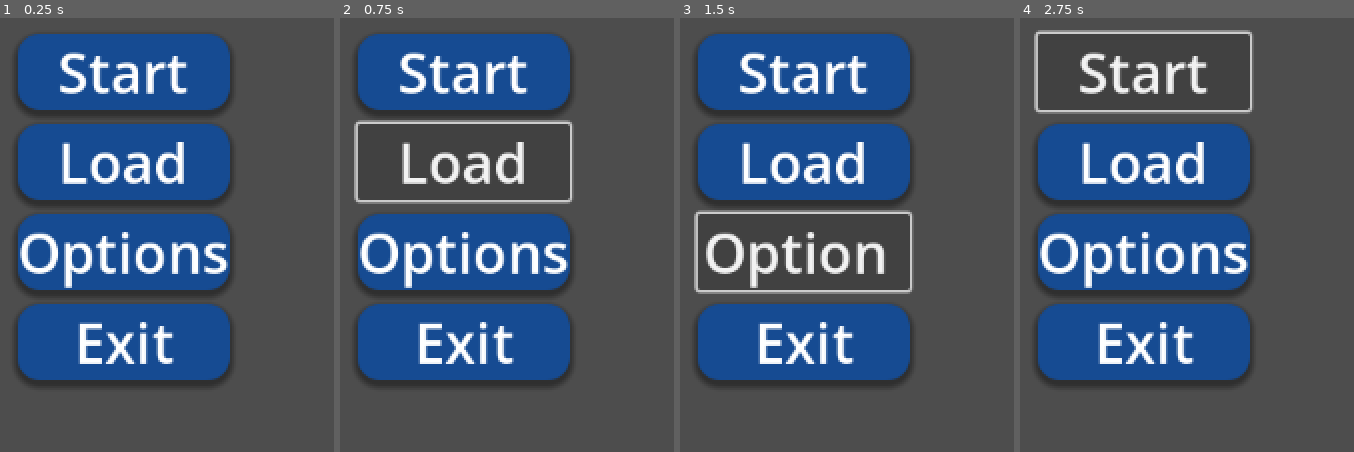
Above: before the commit, frames 1-4 (left to right).
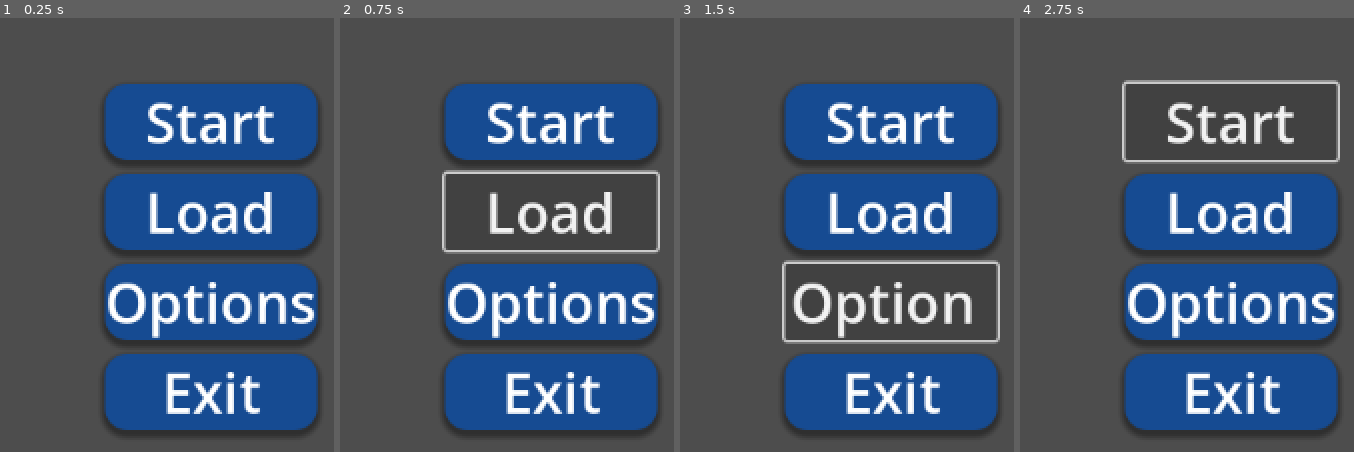
Above: after the commit, the same moments.

Repository: ShinPurinn/MTBAAW
Game: Godot game, scene res://scenes/menus/main_menu/main_menu.tscn
Two runs of this game, one before a commit and one after it. Both use one fixed random seed, a clock stepped at 60 frames per second and the inputs below. The project has no main scene, so this scene is started directly.
Inputs:
- Up to frame 1 (0.25 s): no input
- Up to frame 2 (0.75 s): click "Load" at 0.5 s
- Up to frame 3 (1.5 s): click "Options" at 1.25 s
- Up to frame 4 (2.75 s): click "Start" at 2 s

The runs differ from the first frame. In frame 1, 61% of the frame differs, in the area x 4-96%, y 3-97%; in frame 2, 56%; in frame 3, 57%; in frame 4, 52%.

Commit message:
Update main_menu.tscn

Diff:
--- a/scenes/menus/main_menu/main_menu.tscn
+++ b/scenes/menus/main_menu/main_menu.tscn
@@ -12,13 +12,14 @@
 
 [node name="MainMenu" type="Control"]
 layout_mode = 3
-anchors_preset = 15
-anchor_right = 1.0
-anchor_bottom = 1.0
+anchor_right = 1.11111
+anchor_bottom = 1.11111
+offset_bottom = -6.10352e-05
 grow_horizontal = 2
 grow_vertical = 2
+metadata/_edit_use_anchors_ = true
 
-[node name="VBoxContainer" type="VBoxContainer" parent="."]
+[node name="Main" type="VBoxContainer" parent="."]
 layout_mode = 1
 anchors_preset = 8
 anchor_left = 0.5
@@ -33,7 +34,7 @@
 grow_vertical = 2
 theme_override_constants/separation = 10
 
-[node name="Start" type="Button" parent="VBoxContainer"]
+[node name="Start" type="Button" parent="Main"]
 layout_mode = 2
 size_flags_vertical = 3
 theme_override_colors/font_color = Color(1, 1, 1, 1)
@@ -41,7 +42,7 @@
 theme_override_styles/normal = SubResource("StyleBoxFlat_aykwt")
 text = "Start"
 
-[node name="Load" type="Button" parent="VBoxContainer"]
+[node name="Load" type="Button" parent="Main"]
 layout_mode = 2
 size_flags_vertical = 3
 theme_override_colors/font_color = Color(1, 1, 1, 1)
@@ -49,7 +50,7 @@
 theme_override_styles/normal = SubResource("StyleBoxFlat_aykwt")
 text = "Load"
 
-[node name="Options" type="Button" parent="VBoxContainer"]
+[node name="Options" type="Button" parent="Main"]
 layout_mode = 2
 size_flags_vertical = 3
 theme_override_colors/font_color = Color(1, 1, 1, 1)
@@ -57,7 +58,7 @@
 theme_override_styles/normal = SubResource("StyleBoxFlat_aykwt")
 text = "Options"
 
-[node name="Exit" type="Button" parent="VBoxContainer"]
+[node name="Exit" type="Button" parent="Main"]
 layout_mode = 2
 size_flags_vertical = 3
 theme_override_colors/font_color = Color(1, 1, 1, 1)
